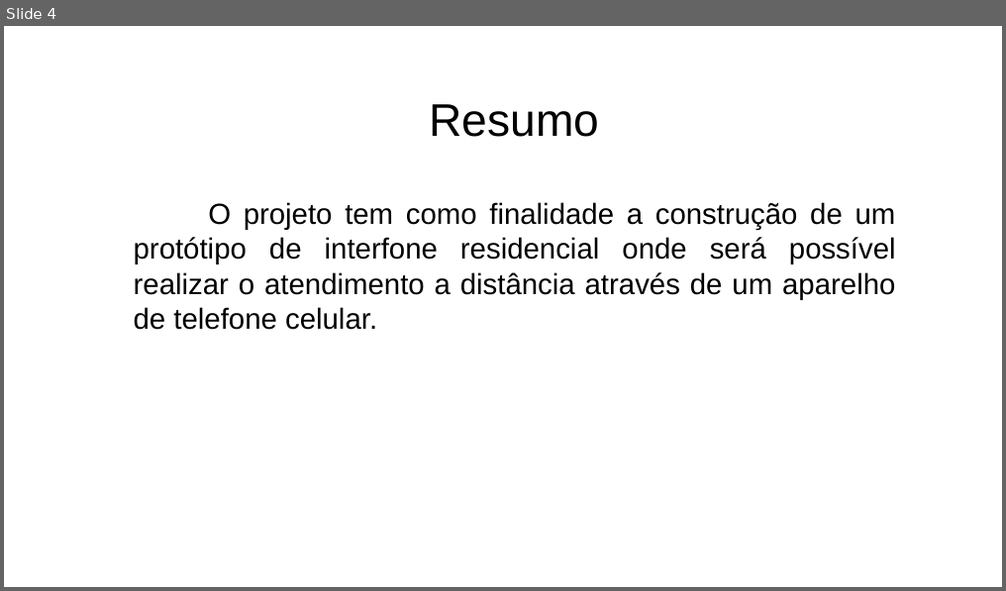
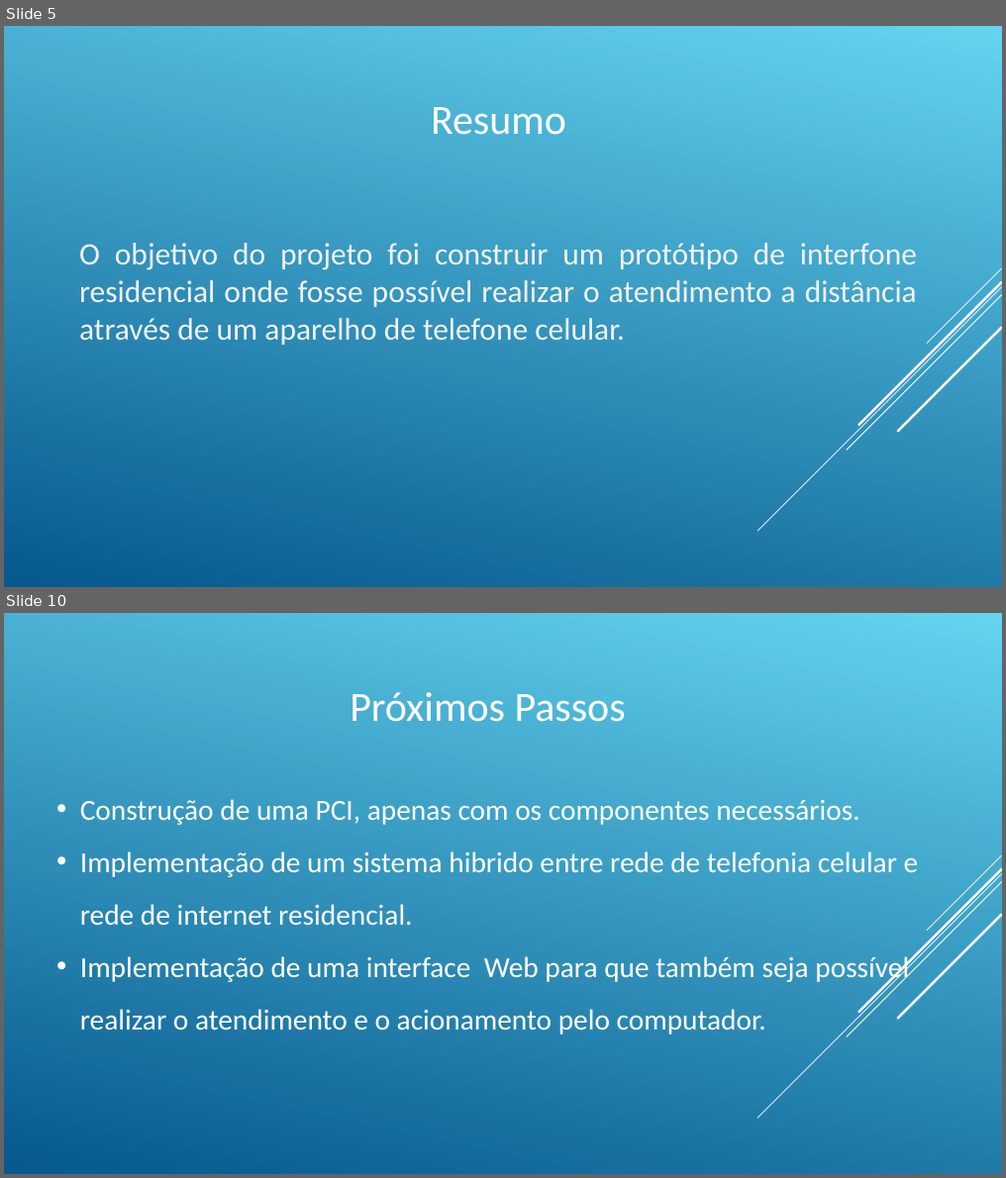
Before and after one commit to rsalcir/tcc-eng-comp, a slide deck: Documentos/TCC 2/Apresentação TCC.ppt. Shown one above the other, each under a label of ours: slide 4 before the commit, slides 5 and 10 after it; the slides between them are not shown. The pictures are 1006x591 and 1006x1178 pixels, drawn with LibreOffice and Linux fonts; fonts in the diff are those of the drawing. Boxes give left, top, right and bottom in pixels: in the first picture for what was removed or moved away, otherwise in the second. Text is boxed around its words. In the diff, an @@ line names an element or a change of style, - is before the commit and + after.

```diff
--- a/Documentos/TCC 2/Apresentação TCC.ppt
+++ b/Documentos/TCC 2/Apresentação TCC.ppt
@@ slide 10 added at box(4, 613, 1002, 1174), background gradient #64D4EF to #06588E; not listed: 5 template elements that a slide beside it also shows @@
@@ text added at box(350, 692, 626, 722), 40 pt, text #FFFFFF @@
+Próximos Passos
@@ text added at box(80, 799, 919, 1035), 28 pt, text #FFFFFF @@
+• Construção de uma PCI, apenas com os componentes necessários.
+• Implementação de um sistema hibrido entre rede de telefonia celular e rede de internet residencial.
+• Implementação de uma interface Web para que também seja possível realizar o atendimento e o acionamento pelo computador.
@@ what was slide 4 is now slide 5 @@
@@ slide 5 changed as well @@
@@ background #FFFFFF to gradient #64D4EF to #06588E @@
@@ text "Resumo" at box(431, 107, 566, 135): size 44 to 40 pt, font Arial to Calibri, text colour #000000 to #FFFFFF @@
@@ text at box(79, 243, 917, 345): text changed; size 28 to 30 pt; font Arial to Calibri; text colour #000000 to #F2F2F2 @@
-O projeto tem como finalidade a construção de um protótipo de interfone residencial onde será possível realizar o atendimento a distância através de um aparelho de telefone celular.
+O objetivo do projeto foi construir um protótipo de interfone residencial onde fosse possível realizar o atendimento a distância através de um aparelho de telefone celular.
@@ group added at box(757, 269, 1001, 531): 5 lines @@
```
Also in this commit, not shown: 6 other slides changed, 3 other slides added, 2 slides removed, 5 other files.
